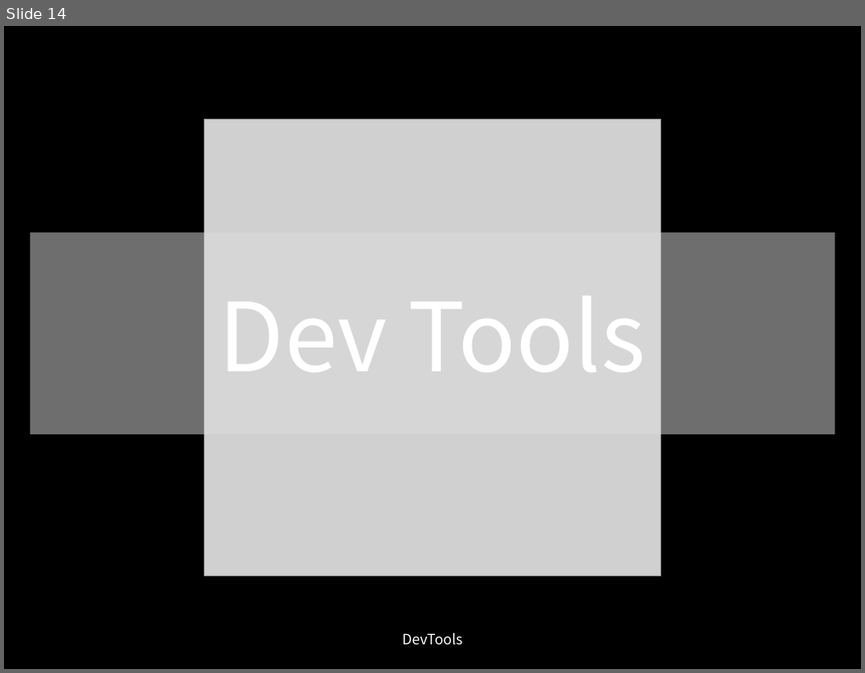
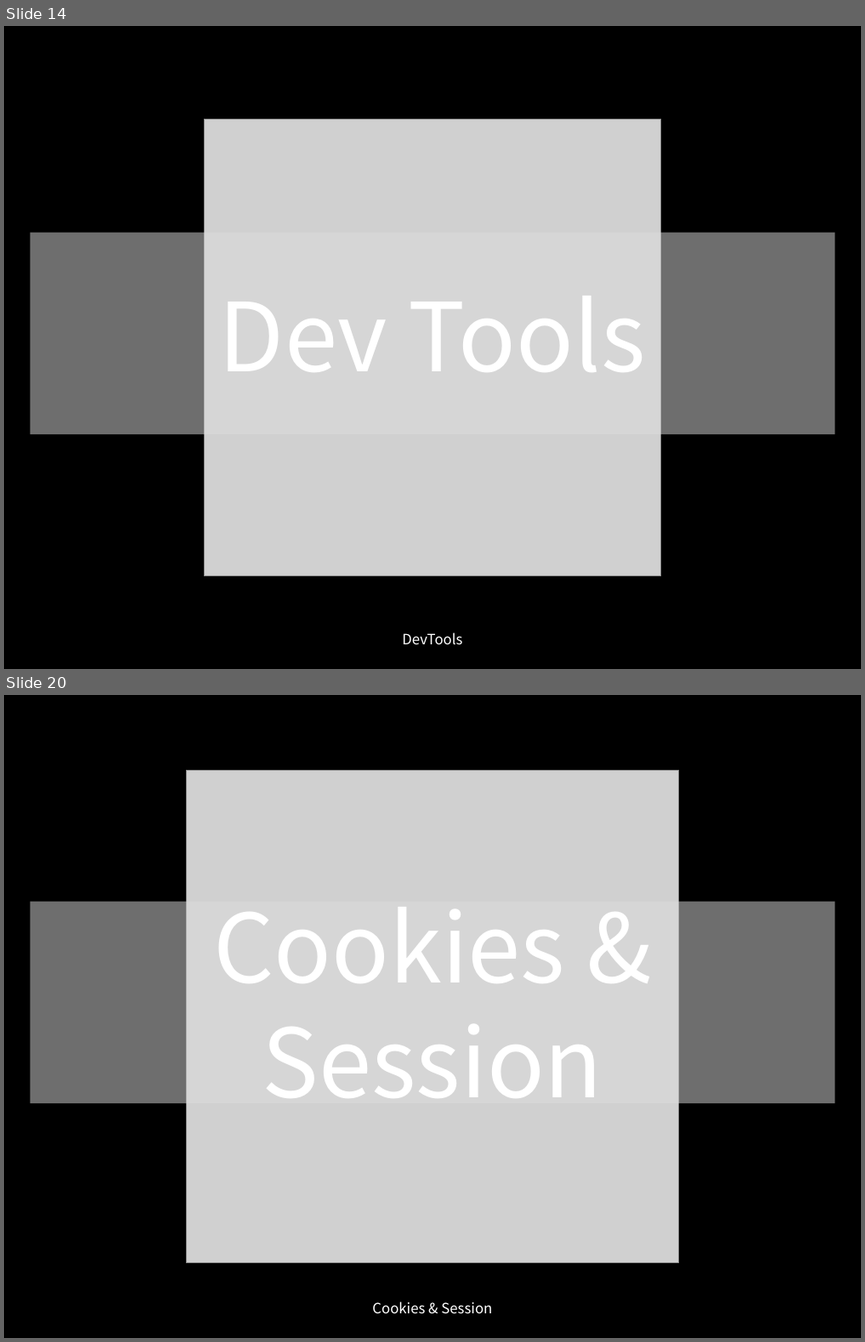
Before and after one commit to yusooo/Hacking, a slide deck: 웹해킹 정리.pptx. Shown one above the other, each under a label of ours: slide 14 before the commit, slides 14 and 20 after it; the slides between them are not shown. The pictures are 865x673 and 865x1342 pixels, drawn with LibreOffice and Linux fonts; fonts in the diff are those of the drawing; grey boxes stand for pictures. Boxes give left, top, right and bottom in pixels: in the first picture for what was removed or moved away, otherwise in the second. Text is boxed around its words. In the diff, an @@ line names an element or a change of style, - is before the commit and + after.

```diff
--- a/웹해킹 정리.pptx
+++ b/웹해킹 정리.pptx
@@ slide 20 added at [4, 695, 861, 1338], background #000000 @@
@@ picture added at [187, 771, 679, 1263] @@
@@ rectangle added at [30, 902, 834, 1104], fill #DDDDDD at 50% opacity, 80 pt, text #FFFFFF @@
+Cookies & Session
@@ text added at [372, 1301, 492, 1314], 12 pt, text #FFFFFF @@
+Cookies & Session
```
Also in this commit, not shown: 2 slides changed, 11 other slides added.
